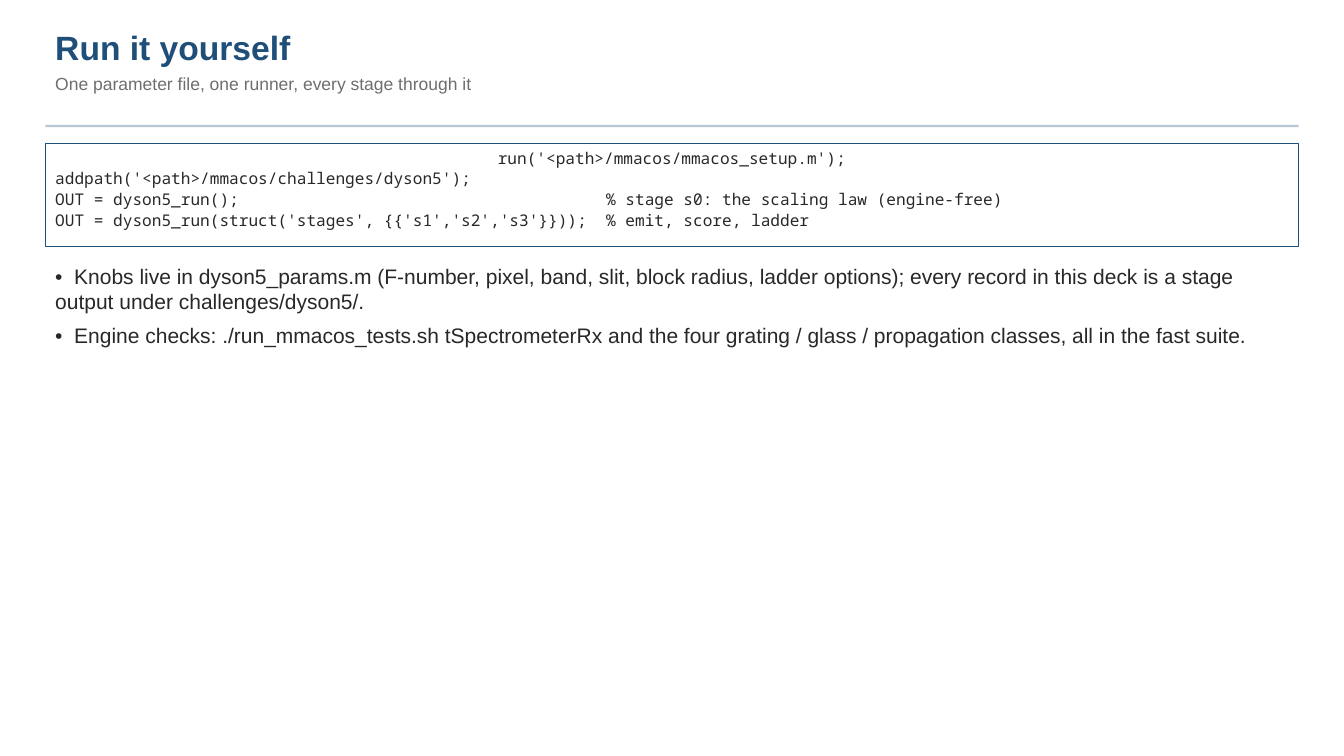
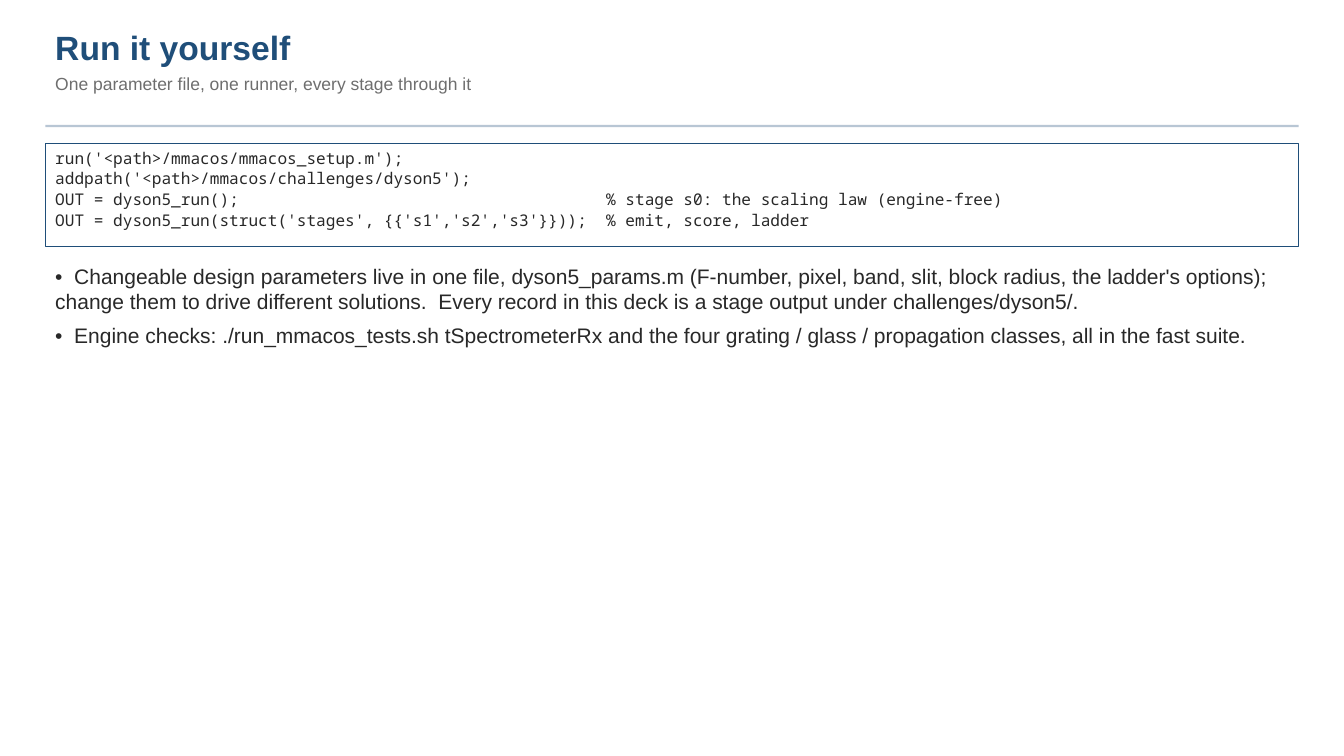
Before and after one commit to nasa-jpl/macos, a slide deck: slide 21 of demo_session/deck_dyson_baseline.pptx (slide 19 before the commit). Drawn at 1344x756 pixels with LibreOffice and Linux fonts; fonts in the diff are those of the drawing. Boxes give left, top, right and bottom in pixels: in the first picture for what was removed or moved away, otherwise in the second. Text is boxed around its words. In the diff, an @@ line names an element or a change of style, - is before the commit and + after.

```diff
--- a/demo_session/deck_dyson_baseline.pptx
+++ b/demo_session/deck_dyson_baseline.pptx
@@ text in rectangle at bbox=[55, 152, 403, 168]: alignment centre to left @@
@@ text at bbox=[55, 268, 1266, 314]: text changed @@
-• Knobs live in dyson5_params.m (F-number, pixel, band, slit, block radius, ladder options); every record in this deck is a stage output under challenges/dyson5/.
+• Changeable design parameters live in one file, dyson5_params.m (F-number, pixel, band, slit, block radius, the ladder's options); change them to drive different solutions. Every record in this deck is a stage output under challenges/dyson5/.
```
Also in this commit, not shown: 7 other slides changed, 4 slides added, 1 slide removed, 1 other file.
